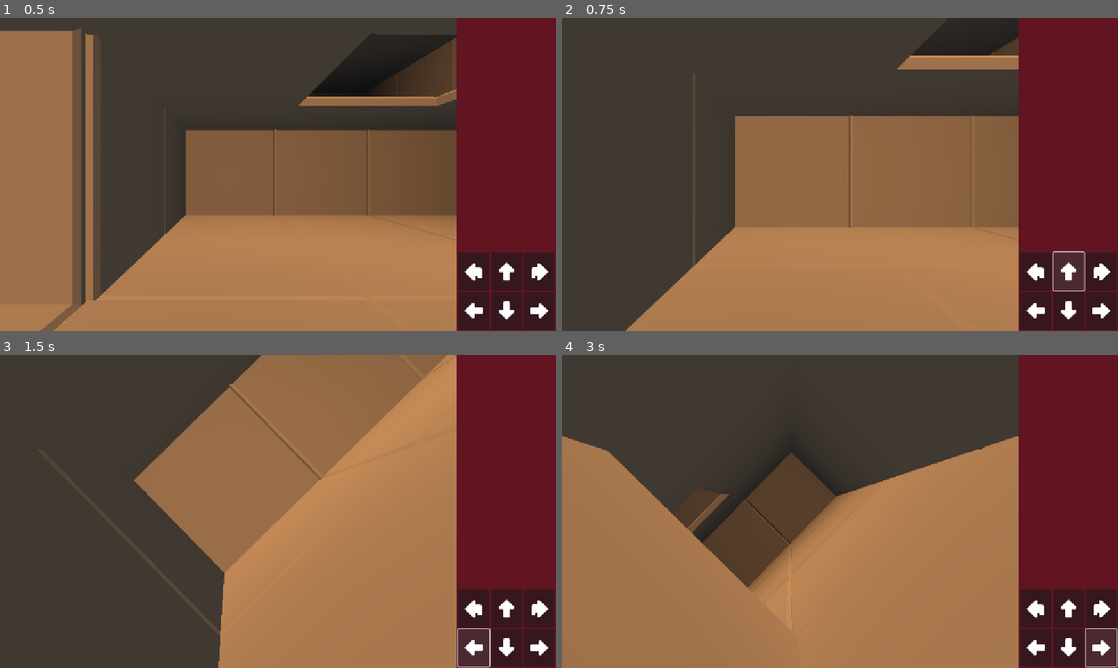
Above: before the commit, frames 1-4 (two rows, left to right).
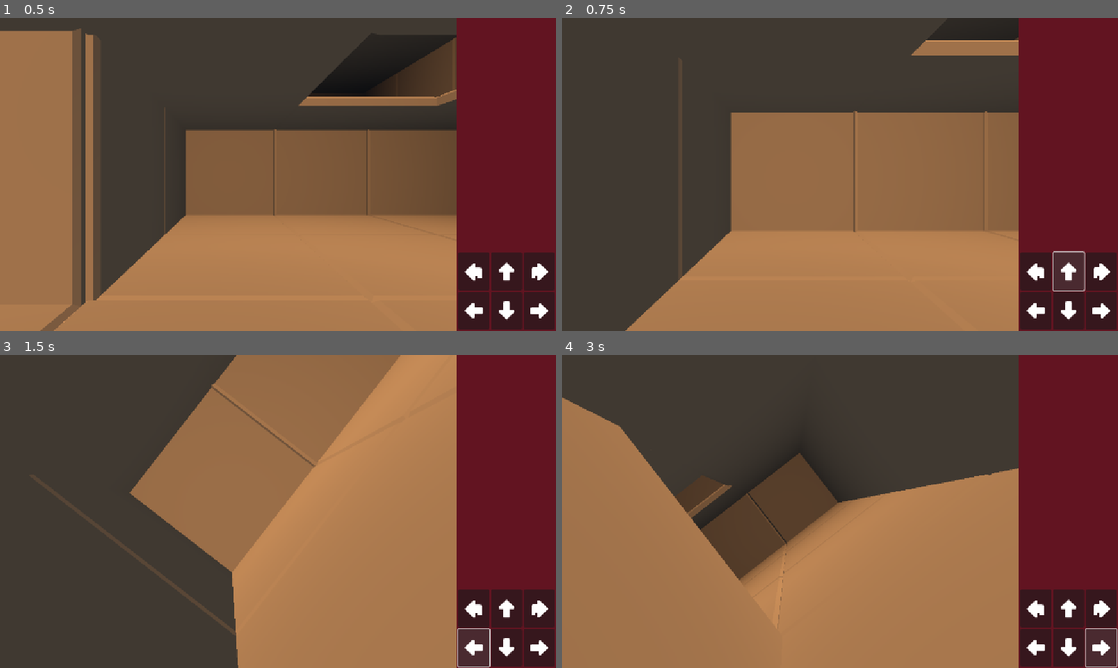
Above: after the commit, the same moments.

Repository: local-minimum/geriatric-crawler
Game: Godot game, scene res://main.tscn
Same seed, same stepped clock (60 frames per second), same inputs: the game is played once before the commit and once after it. The engine's default icon, where the game draws it, is replaced by a stand-in: a white triangle on a blue panel in a dark square.
Inputs (mouse positions are in pixels of both pictures, inside the frame that each line leads up to):
- Up to frame 1 (0.5 s): no input
- Up to frame 2 (0.75 s): click (1067, 271) at 0.5 s
- Up to frame 3 (1.5 s): click (472, 646) at 1.25 s
- Up to frame 4 (3 s): click (1067, 646) at 2 s; click (1101, 646) at 2.75 s

Frame 1 is identical in both runs. In frame 2, 3.8% of the frame differs, in the area x 21-83%, y 7-84%; in frame 3, 4.9%; in frame 4, 5.8%, in the area x 0-83%, y 13-86%.

Commit message:
Hold UI navigation buttons works

Diff:
--- a/scenes/ui/exploration_ui.tscn
+++ b/scenes/ui/exploration_ui.tscn
@@ -95,8 +95,12 @@
 expand_icon = true
 
 [connection signal="pressed" from="MarginContainer/VBoxContainer/Exploration Movement Controls/Turn Left" to="." method="_on_turn_left_pressed"]
-[connection signal="pressed" from="MarginContainer/VBoxContainer/Exploration Movement Controls/Forward" to="." method="_on_forward_pressed"]
+[connection signal="button_down" from="MarginContainer/VBoxContainer/Exploration Movement Controls/Forward" to="." method="_on_forward_button_down"]
+[connection signal="button_up" from="MarginContainer/VBoxContainer/Exploration Movement Controls/Forward" to="." method="_on_forward_button_up"]
 [connection signal="pressed" from="MarginContainer/VBoxContainer/Exploration Movement Controls/Turn Right" to="." method="_on_turn_right_pressed"]
-[connection signal="pressed" from="MarginContainer/VBoxContainer/Exploration Movement Controls/Strafe Left" to="." method="_on_strafe_left_pressed"]
-[connection signal="pressed" from="MarginContainer/VBoxContainer/Exploration Movement Controls/Back" to="." method="_on_back_pressed"]
-[connection signal="pressed" from="MarginContainer/VBoxContainer/Exploration Movement Controls/Strafe Right" to="." method="_on_strafe_right_pressed"]
+[connection signal="button_down" from="MarginContainer/VBoxContainer/Exploration Movement Controls/Strafe Left" to="." method="_on_strafe_left_button_down"]
+[connection signal="button_up" from="MarginContainer/VBoxContainer/Exploration Movement Controls/Strafe Left" to="." method="_on_strafe_left_button_up"]
+[connection signal="button_down" from="MarginContainer/VBoxContainer/Exploration Movement Controls/Back" to="." method="_on_back_button_down"]
+[connection signal="button_up" from="MarginContainer/VBoxContainer/Exploration Movement Controls/Back" to="." method="_on_back_button_up"]
+[connection signal="button_down" from="MarginContainer/VBoxContainer/Exploration Movement Controls/Strafe Right" to="." method="_on_strafe_right_button_down"]
+[connection signal="button_up" from="MarginContainer/VBoxContainer/Exploration Movement Controls/Strafe Right" to="." method="_on_strafe_right_button_up"]
--- a/scripts/gridded_level/entities/grid_player.gd
+++ b/scripts/gridded_level/entities/grid_player.gd
@@ -40,32 +40,24 @@
 
     if !event.is_echo():
         if event.is_action_pressed("crawl_forward"):
-            if !attempt_movement(Movement.MovementType.FORWARD):
-                print_debug("Refused Forward")
-            _held_movement(Movement.MovementType.FORWARD)
+            hold_movement(Movement.MovementType.FORWARD)
         elif event.is_action_released("crawl_forward"):
-            _clear_held_movement(Movement.MovementType.FORWARD)
+            clear_held_movement(Movement.MovementType.FORWARD)
 
         elif event.is_action_pressed("crawl_backward"):
-            if !attempt_movement(Movement.MovementType.BACK):
-                print_debug("Refused Backward")
-            _held_movement(Movement.MovementType.BACK)
+            hold_movement(Movement.MovementType.BACK)
         elif event.is_action_released("crawl_backward"):
-            _clear_held_movement(Movement.MovementType.BACK)
+            clear_held_movement(Movement.MovementType.BACK)
 
         elif event.is_action_pressed("crawl_strafe_left"):
-            if !attempt_movement(Movement.MovementType.STRAFE_LEFT):
-                print_debug("Refused Strafe Left")
-            _held_movement(Movement.MovementType.STRAFE_LEFT)
+            hold_movement(Movement.MovementType.STRAFE_LEFT)
         elif event.is_action_released("crawl_strafe_left"):
-            _clear_held_movement(Movement.MovementType.STRAFE_LEFT)
+            clear_held_movement(Movement.MovementType.STRAFE_LEFT)
 
         elif event.is_action_pressed("crawl_strafe_right"):
-            if !attempt_movement(Movement.MovementType.STRAFE_RIGHT):
-                print_debug("Refused Strafe Right")
-            _held_movement(Movement.MovementType.STRAFE_RIGHT)
+            hold_movement(Movement.MovementType.STRAFE_RIGHT)
         elif event.is_action_released("crawl_strafe_right"):
-            _clear_held_movement(Movement.MovementType.STRAFE_RIGHT)
+            clear_held_movement(Movement.MovementType.STRAFE_RIGHT)
 
         elif event.is_action_pressed("crawl_turn_left"):
             if !attempt_movement(Movement.MovementType.TURN_COUNTER_CLOCKWISE):
@@ -84,8 +76,11 @@
             # CardinalDirections.name(down),
             # transportation_mode.humanize()])
 
-func _held_movement(movement: Movement.MovementType) -> void:
-    if !allow_replays:
+func hold_movement(movement: Movement.MovementType) -> void:
+    if !attempt_movement(movement):
+        print_debug("Refused %s" % Movement.name(movement))
+
+    if !allow_replays || Movement.is_turn(movement):
         return
 
     if persist_repeat_moves:
@@ -96,7 +91,7 @@
 
     _next_move_repeat = Time.get_ticks_msec() + repeat_move_delay
 
-func _clear_held_movement(movement: Movement.MovementType) -> void:
+func clear_held_movement(movement: Movement.MovementType) -> void:
     _repeat_movement.erase(movement)
 
 var _next_move_repeat: float
@@ -107,7 +102,7 @@
     var count: int = _repeat_movement.size()
     if count > 0:
         if !attempt_movement(_repeat_movement[count - 1], false):
-            _clear_held_movement(_repeat_movement[count - 1])
+            clear_held_movement(_repeat_movement[count - 1])
         _next_move_repeat = Time.get_ticks_msec() + repeat_move_delay
 
 
--- a/scripts/ui/exploration_ui.gd
+++ b/scripts/ui/exploration_ui.gd
@@ -3,15 +3,6 @@
 
 @export
 var level: GridLevel
-
-
-func _on_forward_pressed() -> void:
-    if !level.player.attempt_movement(Movement.MovementType.FORWARD):
-        print_debug("Refused Forward")
-
-func _on_back_pressed() -> void:
-    if !level.player.attempt_movement(Movement.MovementType.BACK):
-        print_debug("Refused Back")
 
 func _on_turn_left_pressed() -> void:
     if !level.player.attempt_movement(Movement.MovementType.TURN_COUNTER_CLOCKWISE):
@@ -21,10 +12,26 @@
     if !level.player.attempt_movement(Movement.MovementType.TURN_CLOCKWISE):
         print_debug("Refused Turn Right")
 
-func _on_strafe_left_pressed() -> void:
-    if !level.player.attempt_movement(Movement.MovementType.STRAFE_LEFT):
-        print_debug("Refused Strafe Left")
+func _on_forward_button_down() -> void:
+    level.player.hold_movement(Movement.MovementType.FORWARD)
 
-func _on_strafe_right_pressed() -> void:
-    if !level.player.attempt_movement(Movement.MovementType.STRAFE_RIGHT):
-        print_debug("Refused Strafe Right")
+func _on_forward_button_up() -> void:
+    level.player.clear_held_movement(Movement.MovementType.FORWARD)
+
+func _on_strafe_left_button_down() -> void:
+    level.player.hold_movement(Movement.MovementType.STRAFE_LEFT)
+
+func _on_strafe_left_button_up() -> void:
+    level.player.clear_held_movement(Movement.MovementType.STRAFE_LEFT)
+
+func _on_strafe_right_button_down() -> void:
+    level.player.hold_movement(Movement.MovementType.STRAFE_RIGHT)
+
+func _on_strafe_right_button_up() -> void:
+    level.player.clear_held_movement(Movement.MovementType.STRAFE_RIGHT)
+
+func _on_back_button_down() -> void:
+    level.player.hold_movement(Movement.MovementType.BACK)
+
+func _on_back_button_up() -> void:
+    level.player.clear_held_movement(Movement.MovementType.BACK)
